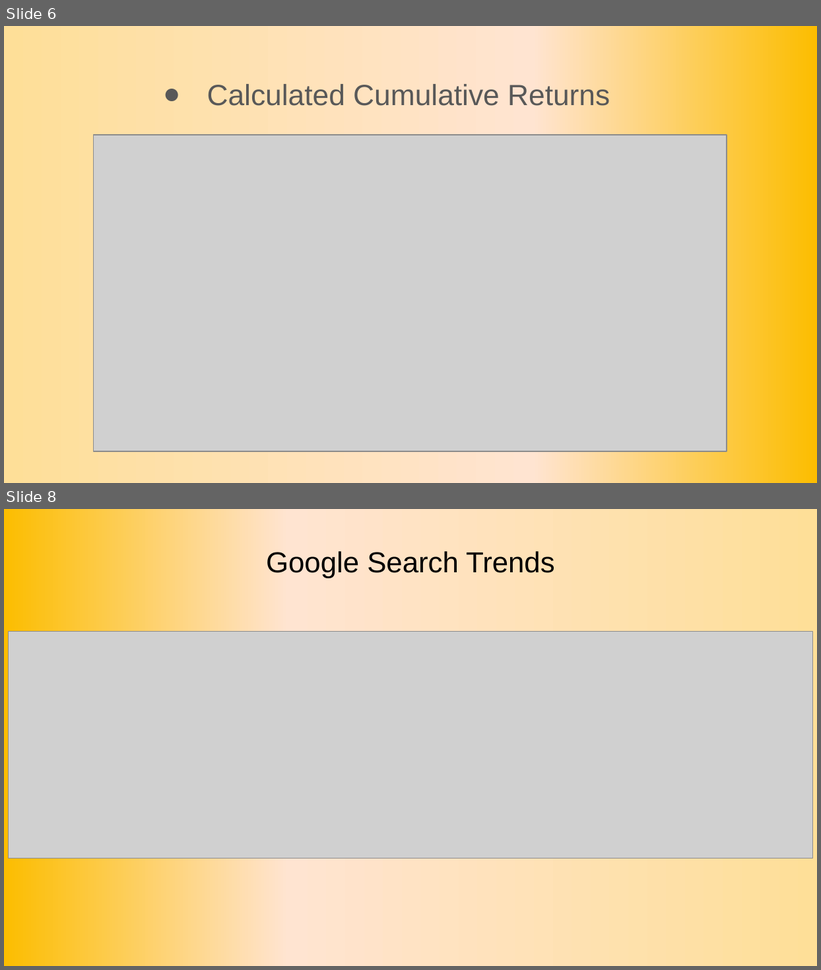
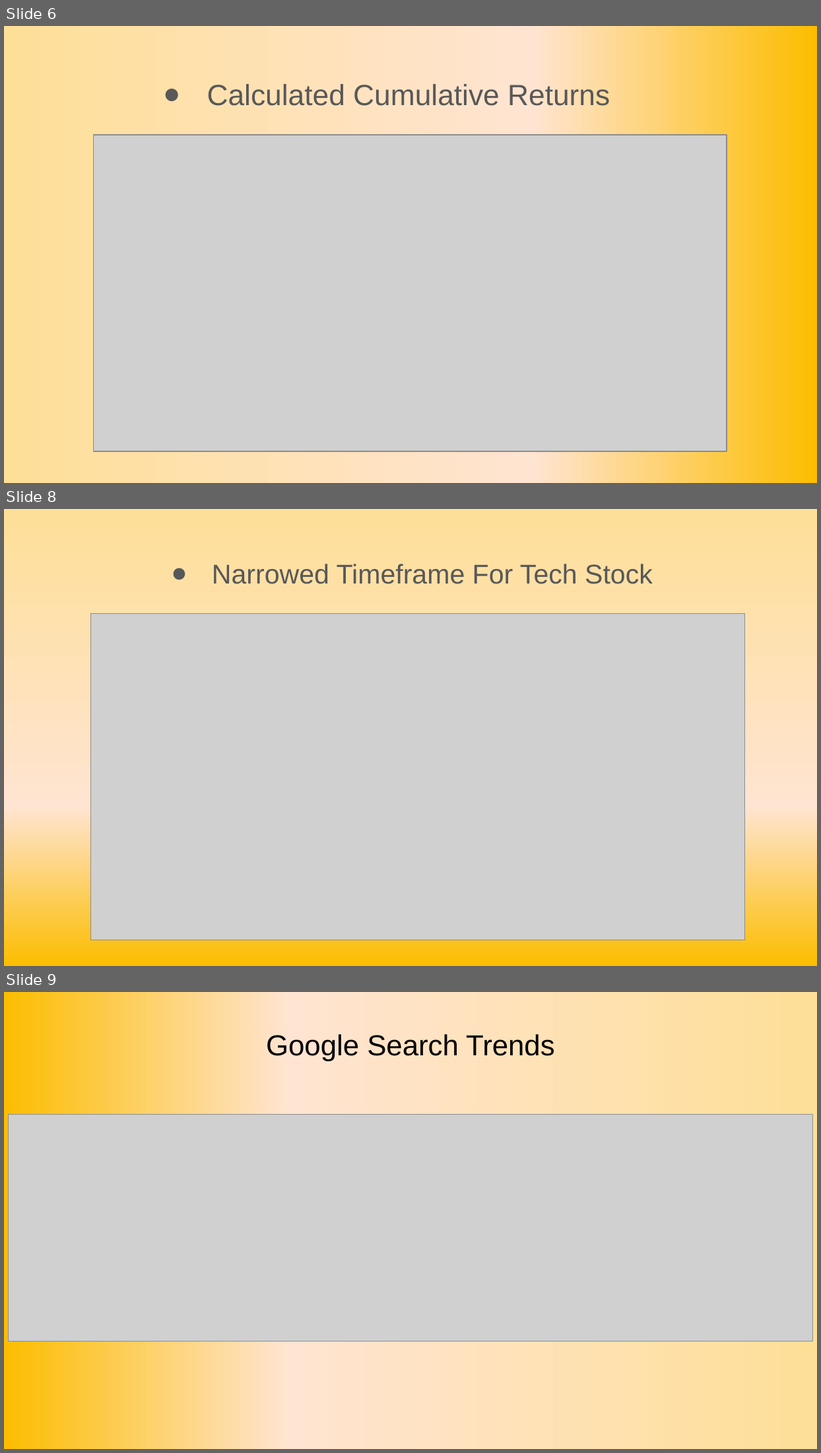
Before and after one commit to Olegreg762/group_project_1, a slide deck: BTC_Journey_Presentation.pptx. Shown one above the other, each under a label of ours: slides 6 and 8 before the commit, slides 6, 8 and 9 after it; the slides between them are not shown. The pictures are 821x970 and 821x1453 pixels, drawn with LibreOffice and Linux fonts; fonts in the diff are those of the drawing; grey boxes stand for pictures. Boxes give left, top, right and bottom in pixels: in the first picture for what was removed or moved away, otherwise in the second. Text is boxed around its words. In the diff, an @@ line names an element or a change of style, - is before the commit and + after.

```diff
--- a/BTC_Journey_Presentation.pptx
+++ b/BTC_Journey_Presentation.pptx
@@ slide 8 added at [4,509,817,966], background gradient #FCBD00 to #FFE4D1 to #FEDF98 @@
@@ text added at [212,564,653,584], 24 pt, text #585858 @@
+● Narrowed Timeframe For Tech Stock
@@ picture added at [91,613,745,940] @@
@@ what was slide 8 is now slide 9 @@
```
Also in this commit, not shown: 2 slides changed, 7 other slides added, 1 slide removed, 4 other files.
